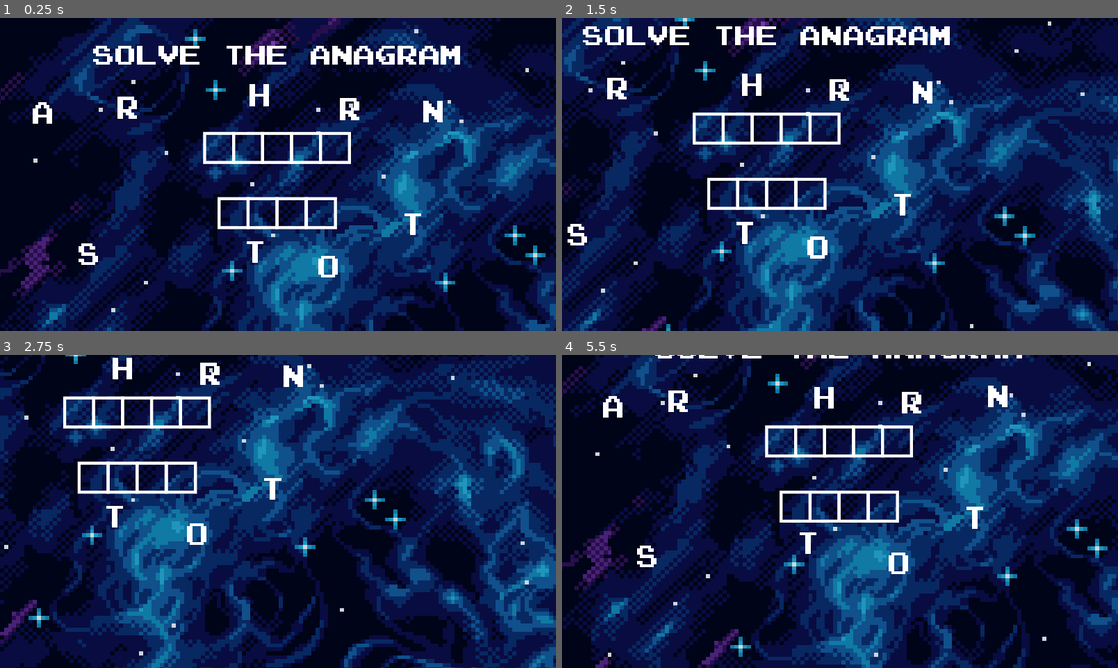
Above: before the commit, frames 1-4 (two rows, left to right).
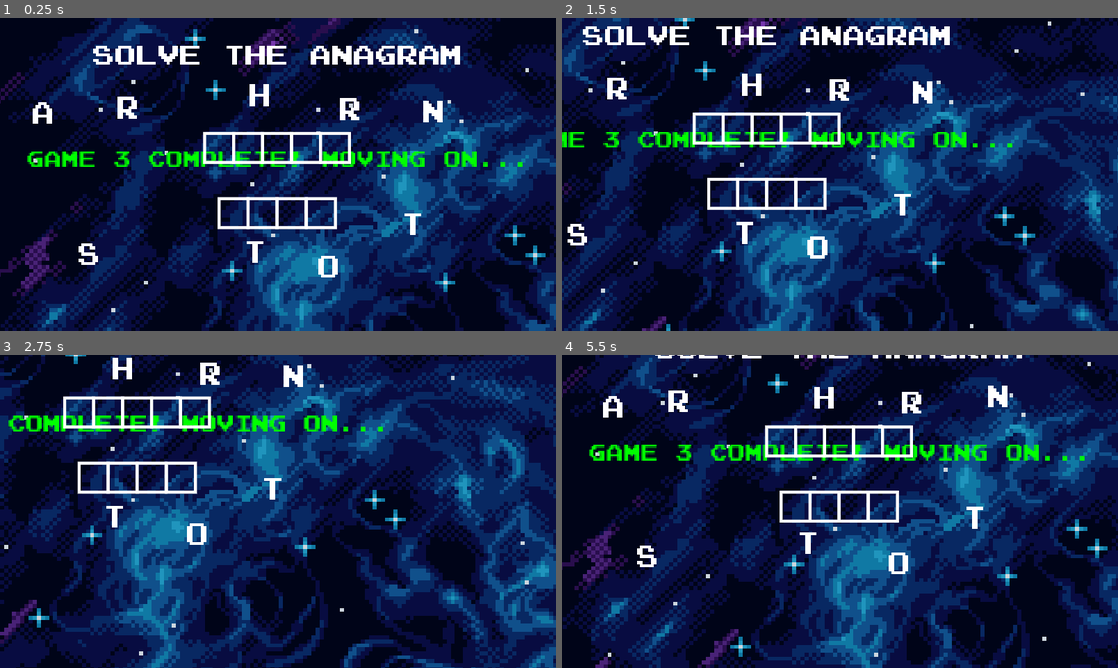
Above: after the commit, the same moments.

Repository: M-a-b-e-l/CISC2540---2D-Game-group-6
Game: Godot game, scene res://Scenes/Minigame3/MiniGame3.tscn
Same seed, same stepped clock (60 frames per second), same inputs: the game is played once before the commit and once after it. This scene is started directly instead of the project's main scene.
Inputs (mouse positions are in pixels of both pictures, inside the frame that each line leads up to):
- Up to frame 1 (0.25 s): no input
- Up to frame 2 (1.5 s): tap Enter at 0.5 s; move the mouse to (606, 115) at 0.52 s; hold Right (ui_right) 0.53-1.28 s; click (606, 115) at 0.6 s; move the mouse to (751, 96) at 1.27 s; hold Down (ui_down) from 1.28 s (still down); click (751, 96) at 1.35 s
- Up to frame 3 (2.75 s): move the mouse to (255, 536) at 2.02 s; release Down (ui_down) at 2.03 s; hold Right (ui_right) from 2.03 s (still down); click (255, 536) at 2.1 s
- Up to frame 4 (5.5 s): move the mouse to (851, 376) at 2.77 s; release Right (ui_right) at 2.78 s; hold Up (ui_up) 2.78-3.53 s; click (851, 376) at 2.85 s; move the mouse to (673, 586) at 3.52 s; hold Left (ui_left) 3.53-5.03 s; click (673, 586) at 3.6 s; move the mouse to (612, 445) at 4.27 s; click (612, 445) at 4.35 s; move the mouse to (645, 592) at 5.02 s; hold Down (ui_down) from 5.03 s (still down); click (645, 592) at 5.1 s

The runs differ from the first frame. In frame 1, 2.1% of the frame differs, in the area x 4-94%, y 42-48%; in frame 2, 1.8%; in frame 3, 1.7%; in frame 4, 2.2%, in the area x 4-94%, y 28-34%.

Commit message:
made minigame 3 recognize words and move the player on if the anagram is solved

Diff:
--- a/group_6_2d_game/Scenes/Minigame3/Cipher.gd
+++ b/group_6_2d_game/Scenes/Minigame3/Cipher.gd
@@ -10,23 +10,30 @@
 
 func _ready() -> void:
 	print("Cipher Game 3 started")
-	# Stop autoloader music immediately
+
+   # Stop autoloader music immediately
 	autoloader_music = get_node("/root/BgMusic")
 	if autoloader_music:
 		autoloader_music.stop()
 		print("Stopped autoloader music")
-	# Start background music
+
+   # Start background music
 	music = $Music
 	if music:
 		music.play()
 		print("Started background music")
 
-	# Get all drop zones in order (make sure they're named or positioned in left-to-right order)
-	drop_zones = get_tree().get_nodes_in_group("droppable")
-	# Sort drop zones by x position to ensure left-to-right order
-	drop_zones.sort_custom(func(a, b): return a.global_position.x < b.global_position.x)
+   # Debug check for letters
+	var letters = get_tree().get_nodes_in_group("letters")
+	print("Found ", letters.size(), " letters in 'letters' group")
+	for letter in letters:
+		print("Found letter: ", letter.letter if "letter" in letter else "no letter property")
 
-	# Start checking for solution
+   # Debug check for drop zones
+	var zones = get_tree().get_nodes_in_group("droppable")
+	print("Found ", zones.size(), " drop zones")
+
+   # Start checking for solution
 	check_solution_timer()
 
 func check_solution_timer():
@@ -39,29 +46,34 @@
 
 func check_current_solution():
 	var current_word = ""
-	print("Checking solution...") # Debug print
+	var letters = get_tree().get_nodes_in_group("letters")
+	var zones = get_tree().get_nodes_in_group("droppable")
+	var used_letters = []  # Track which letters have been used
 
-	# Go through each drop zone
-	for zone in drop_zones:
+	print("\n--- Checking Solution ---")
+	var used_zones = zones  # Only use first 9 zones for NORTH STAR
+
+	for zone in used_zones:
+		print("\nChecking zone at: ", zone.global_position)
 		var closest_letter = null
-		var shortest_dist = 20
+		var shortest_dist = 75.0  # Keep the more lenient distance
 
-		# Check all letter nodes
-		var letters = get_tree().get_nodes_in_group("letters")
-		print("Found ", letters.size(), " letters") # Debug print
+		# Find closest unused letter for this zone
+		for letter in letters:
+			if letter not in used_letters:  # Only consider unused letters
+				var distance = letter.global_position.distance_to(zone.global_position)
+				print("Letter '", letter.letter, "' distance: ", distance)
+				if distance < shortest_dist:
+					closest_letter = letter
+					shortest_dist = distance
+					print("New closest letter: '", letter.letter, "' at distance: ", distance)
 
-		for letter in letters:
-			var distance = letter.global_position.distance_to(zone.global_position)
-			if distance < shortest_dist:
-				closest_letter = letter
-				shortest_dist = distance
-
-		# Add the letter to our current word if one is close enough
 		if closest_letter:
 			current_word += closest_letter.letter
-			print("Added letter: ", closest_letter.letter) # Debug print
+			used_letters.append(closest_letter)  # Mark this letter as used
+			print("Added '", closest_letter.letter, "' to word")
 
-	print("Current word: ", current_word) # Debug print
+	print("\nFinal word attempt: '", current_word, "'")
 	if current_word == "NORTHSTAR":
 		print("Solution found!")
 		on_cipher_beaten()
@@ -76,7 +88,7 @@
 			autoloader_music.play()
 
 		get_tree().change_scene_to_file("res://Scenes/main_scene.tscn")
-		GlobalState.player_position = Vector2(937, 106)
+		GlobalState.player_position = Vector2(890, 106)
 		GlobalState.daBool3 = true
 	else:
 		print("Cipher minigame not beaten yet.")
--- a/group_6_2d_game/Scenes/Minigame3/Letters/letters.gd
+++ b/group_6_2d_game/Scenes/Minigame3/Letters/letters.gd
@@ -6,8 +6,10 @@
 @export var letter = "A"
 
 func _ready():
-	add_to_group("letters")  # Add this line
-	rest_nodes = get_tree().get_nodes_in_group("droppable")
+	add_to_group("letters")
+	# Change this line to look for DropZone nodes
+	rest_nodes = get_tree().get_nodes_in_group("dropzones")  # Change group name if different
+	print("Letter ", letter, " initialized")
 	if rest_nodes.size() > 0:
 		rest_point = rest_nodes[0].global_position
 		rest_nodes[0].select()
@@ -29,7 +31,6 @@
 			for child in rest_nodes:
 				var distance = global_position.distance_to(child.global_position)
 				if distance < shortest_dist:
-					child.select()
+					child.select()  # This should now work with DropZone nodes
 					rest_point = child.global_position
 					shortest_dist = distance
-					print("Letter ", letter, " placed near position: ", child.global_position)  # Debug print
--- a/group_6_2d_game/Scenes/Minigame3/MiniGame3.tscn
+++ b/group_6_2d_game/Scenes/Minigame3/MiniGame3.tscn
@@ -31,6 +31,16 @@
 theme_override_fonts/font = ExtResource("2_xqvsj")
 theme_override_font_sizes/font_size = 150
 text = "solve the anagram"
+
+[node name="Game3Beat" type="Label" parent="."]
+offset_left = 53.0
+offset_top = 267.0
+offset_right = 517.0
+offset_bottom = 290.0
+scale = Vector2(2.25, 2.25)
+theme_override_colors/font_color = Color(0, 1, 0, 1)
+theme_override_fonts/font = ExtResource("2_xqvsj")
+text = "Game 3 Complete! Moving on..."
 
 [node name="Music" type="AudioStreamPlayer" parent="."]
 stream = ExtResource("14_io303")
@@ -104,32 +114,42 @@
 [node name="R2" parent="." instance=ExtResource("11_y2h4m")]
 position = Vector2(726, 191)
 
-[node name="DraggableArea" parent="." instance=ExtResource("12_x7dgv")]
+[node name="DraggableArea" parent="." groups=["droppable"] instance=ExtResource("12_x7dgv")]
 position = Vector2(425, 240)
 
-[node name="DraggableArea2" parent="." instance=ExtResource("12_x7dgv")]
+[node name="DraggableArea2" parent="." groups=["droppable"] instance=ExtResource("12_x7dgv")]
 position = Vector2(485, 240)
 
-[node name="DraggableArea3" parent="." instance=ExtResource("12_x7dgv")]
+[node name="DraggableArea3" parent="." groups=["droppable"] instance=ExtResource("12_x7dgv")]
 position = Vector2(545, 240)
 
-[node name="DraggableArea4" parent="." instance=ExtResource("12_x7dgv")]
+[node name="DraggableArea4" parent="." groups=["droppable"] instance=ExtResource("12_x7dgv")]
 position = Vector2(605, 240)
 
-[node name="DraggableArea5" parent="." instance=ExtResource("12_x7dgv")]
+[node name="DraggableArea5" parent="." groups=["droppable"] instance=ExtResource("12_x7dgv")]
 position = Vector2(665, 240)
 
-[node name="DraggableArea6" parent="." instance=ExtResource("12_x7dgv")]
+[node name="DraggableArea6" parent="." groups=["droppable"] instance=ExtResource("12_x7dgv")]
 position = Vector2(455, 375)
 
-[node name="DraggableArea7" parent="." instance=ExtResource("12_x7dgv")]
+[node name="DraggableArea7" parent="." groups=["droppable"] instance=ExtResource("12_x7dgv")]
 position = Vector2(515, 375)
 
-[node name="DraggableArea8" parent="." instance=ExtResource("12_x7dgv")]
+[node name="DraggableArea8" parent="." groups=["droppable"] instance=ExtResource("12_x7dgv")]
 position = Vector2(575, 375)
 
-[node name="DraggableArea9" parent="." instance=ExtResource("12_x7dgv")]
+[node name="DraggableArea9" parent="." groups=["droppable"] instance=ExtResource("12_x7dgv")]
 position = Vector2(636, 375)
 
+[editable path="A"]
 [editable path="H"]
 [editable path="H/Area2D"]
+[editable path="O"]
+[editable path="O/Area2D"]
+[editable path="R"]
+[editable path="R/Area2D"]
+[editable path="N"]
+[editable path="N/Area2D"]
+[editable path="T"]
+[editable path="T/Area2D"]
+[editable path="DraggableArea"]
